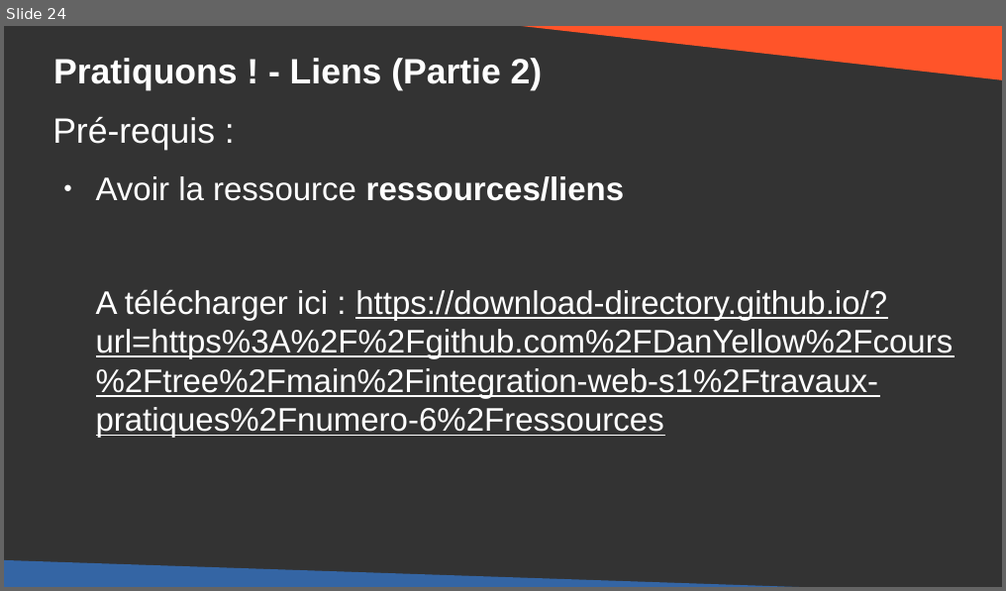
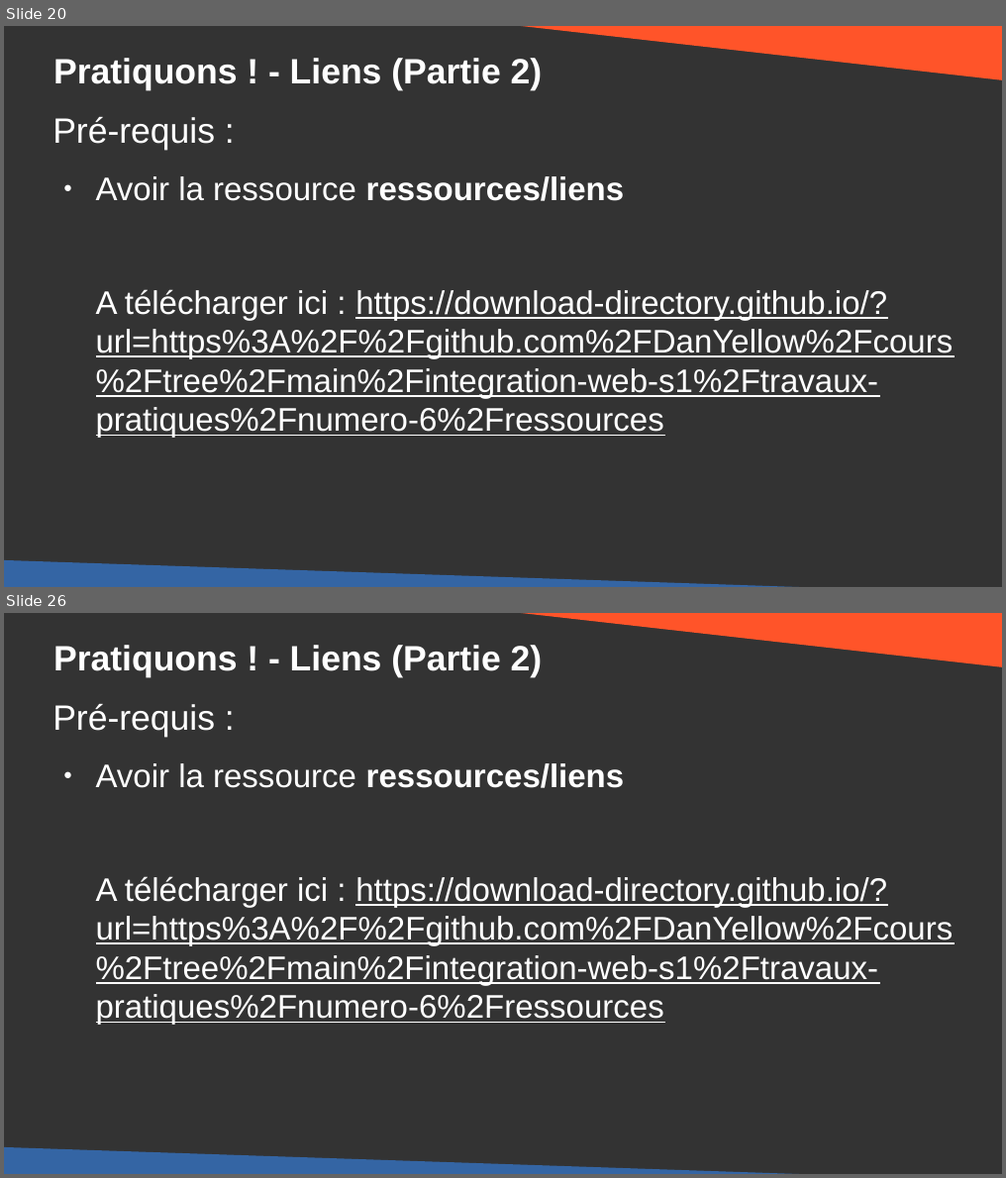
Before and after one commit to DanYellow/cours, a slide deck: integration-web-s1/travaux-pratiques/numero-6/presentation.odp. Shown one above the other, each under a label of ours: slide 24 before the commit, slides 20 and 26 after it; the slides between them are not shown. The pictures are 1006x591 and 1006x1178 pixels, drawn with LibreOffice and Linux fonts; fonts in the diff are those of the drawing. Boxes give left, top, right and bottom in pixels: in the first picture for what was removed or moved away, otherwise in the second. Text is boxed around its words. In the diff, an @@ line names an element or a change of style, - is before the commit and + after.

```diff
--- a/integration-web-s1/travaux-pratiques/numero-6/presentation.odp
+++ b/integration-web-s1/travaux-pratiques/numero-6/presentation.odp
@@ slide 26 added at <box>4,613,1002,1174</box>, background #333333 @@
@@ right triangle added at <box>485,613,1002,667</box>, fill #FF5429 @@
@@ title added at <box>54,645,543,677</box>, 28 pt, text #FFFFFF, bold @@
+Pratiquons ! - Liens (Partie 2)
@@ text added at <box>53,704,953,1025</box>, 26 pt, text #FFFFFF, underline @@
+Pré-requis :
+● Avoir la ressource ressources/liens
+A télécharger ici : https://download-directory.github.io/?url=https%3A%2F%2Fgithub.com%2FDanYellow%2Fcours%2Ftree%2Fmain%2Fintegration-web-s1%2Ftravaux-pratiques%2Fnumero-6%2Fressources
@@ right triangle added at <box>4,1148,938,1174</box>, fill #3465A4 @@
@@ what was slide 24 is now slide 20 @@
```
Also in this commit, not shown: 18 slides changed, 3 other slides added, 3 other files.
